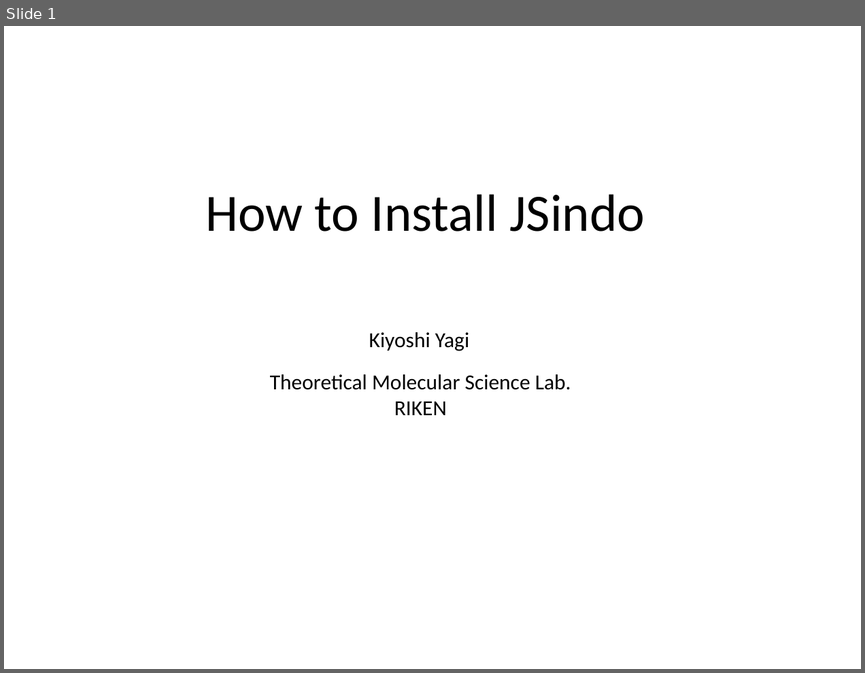
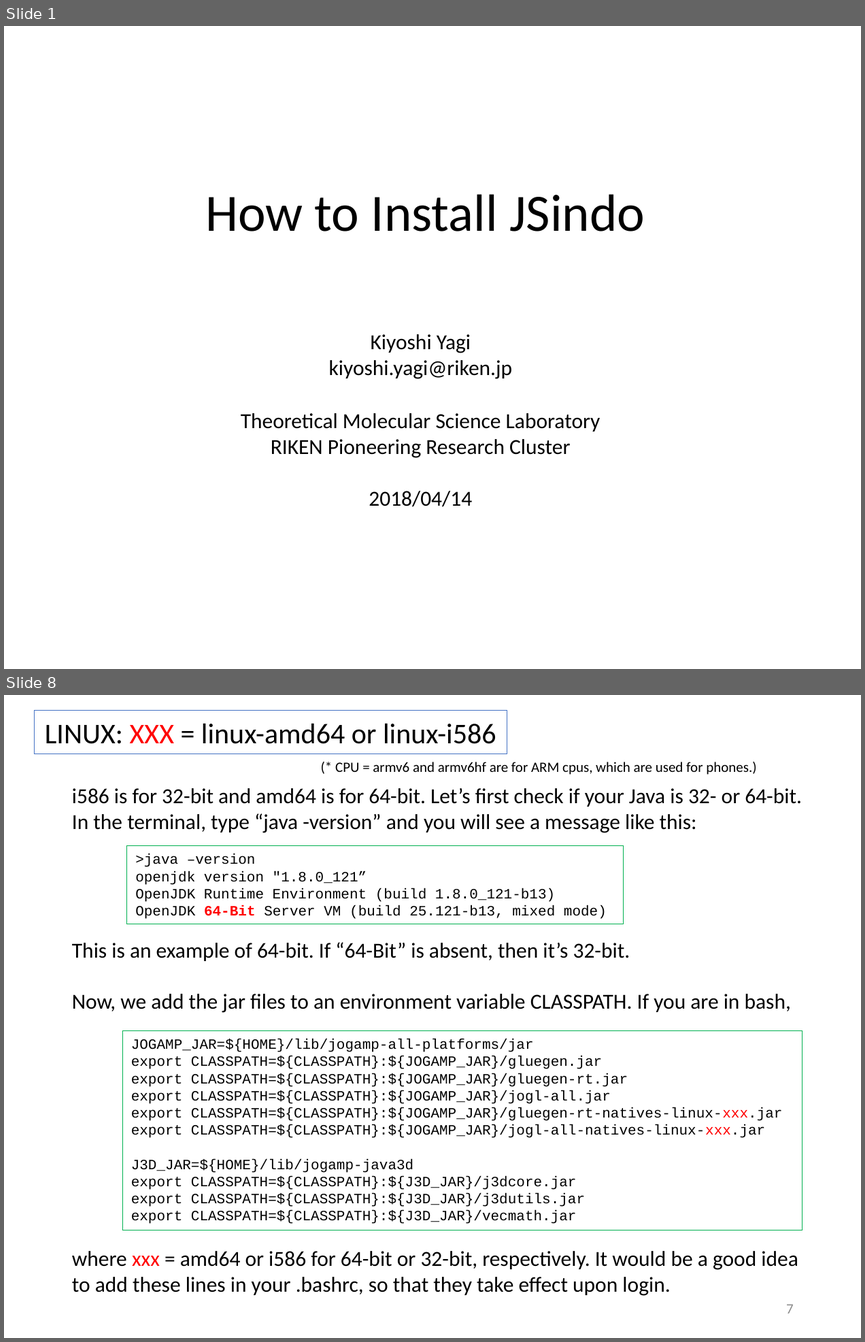
Before and after one commit to yagikiyoshi/sindo, a slide deck: doc/JSindo/install.pptx. Shown one above the other, each under a label of ours: slide 1 before the commit, slides 1 and 8 after it; the slides between them are not shown. The pictures are 865x673 and 865x1342 pixels, drawn with LibreOffice and Linux fonts; fonts in the diff are those of the drawing. Boxes give left, top, right and bottom in pixels: in the first picture for what was removed or moved away, otherwise in the second. Text is boxed around its words. In the diff, an @@ line names an element or a change of style, - is before the commit and + after.

```diff
--- a/doc/JSindo/install.pptx
+++ b/doc/JSindo/install.pptx
@@ slide 8 added at (4,695,861,1338), background #FFFFFF @@
@@ rectangle added at (34,711,507,753), outline #4472C4 0.75 pt, 24 pt, text #000000 @@
+LINUX: XXX = linux-amd64 or linux-i586
@@ text added at (335,762,756,775), 12 pt, text #000000 @@
+(* CPU = armv6 and armv6hf are for ARM cpus, which are used for phones.)
@@ text added at (72,788,802,1295), 18 pt, text #000000 @@
+i586 is for 32-bit and amd64 is for 64-bit. Let’s first check if your Java is 32- or 64-bit. In the terminal, type “java -version” and you will see a message like this:
+This is an example of 64-bit. If “64-Bit” is absent, then it’s 32-bit.
+Now, we add the jar files to an environment variable CLASSPATH. If you are in bash,
+where xxx = amd64 or i586 for 64-bit or 32-bit, respectively. It would be a good idea to add these lines in your .bashrc, so that they take effect upon login.
@@ rectangle added at (127,846,623,923), outline #00B050 0.75 pt, 12 pt, text #000000 @@
+>java –version
+openjdk version "1.8.0_121”
+OpenJDK Runtime Environment (build 1.8.0_121-b13)
+OpenJDK 64-Bit Server VM (build 25.121-b13, mixed mode)
@@ rectangle added at (122,1031,802,1229), outline #00B050 0.75 pt, 12 pt, text #000000 @@
+JOGAMP_JAR=${HOME}/lib/jogamp-all-platforms/jar
+export CLASSPATH=${CLASSPATH}:${JOGAMP_JAR}/gluegen.jar
+export CLASSPATH=${CLASSPATH}:${JOGAMP_JAR}/gluegen-rt.jar
+export CLASSPATH=${CLASSPATH}:${JOGAMP_JAR}/jogl-all.jar
+export CLASSPATH=${CLASSPATH}:${JOGAMP_JAR}/gluegen-rt-natives-linux-xxx.jar
+export CLASSPATH=${CLASSPATH}:${JOGAMP_JAR}/jogl-all-natives-linux-xxx.jar
+J3D_JAR=${HOME}/lib/jogamp-java3d
+export CLASSPATH=${CLASSPATH}:${J3D_JAR}/j3dcore.jar
+export CLASSPATH=${CLASSPATH}:${J3D_JAR}/j3dutils.jar
+export CLASSPATH=${CLASSPATH}:${J3D_JAR}/vecmath.jar
@@ page number added at (786,1304,793,1313), 12 pt, text #8C8C8C @@
+7
@@ slide 1 changed as well @@
@@ text "Kiyoshi Yagi": place and size @@
-text "Kiyoshi Yagi" at (369,332,469,351)
+text "Kiyoshi Yagi" at (329,334,513,379)
@@ text at (371,334,470,353): alignment left to centre @@
@@ text at (329,360,513,379): paragraph added @@
+kiyoshi.yagi@riken.jp
@@ text at (241,413,600,507): text changed @@
-Theoretical Molecular Science Lab.
-RIKEN
+Theoretical Molecular Science Laboratory
+RIKEN Pioneering Research Cluster
+2018/04/14
```
Also in this commit, not shown: 9 other slides changed, 6 other slides added, 2 slides removed, 13 other files.
